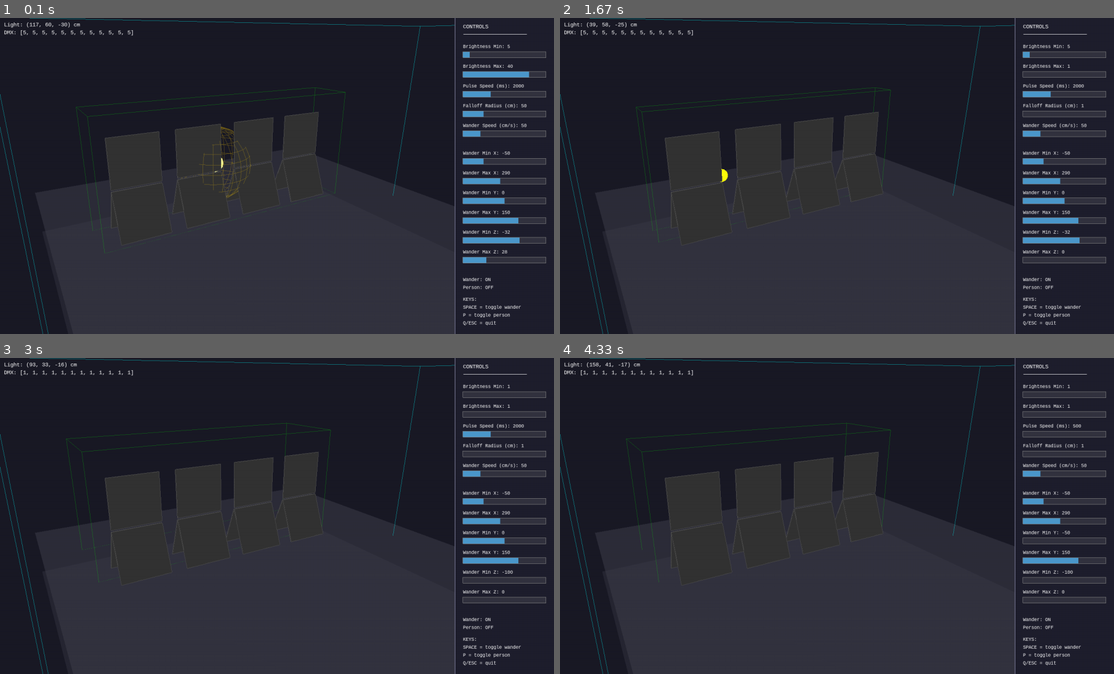
Above: before the commit, frames 1-4 (two rows, left to right).
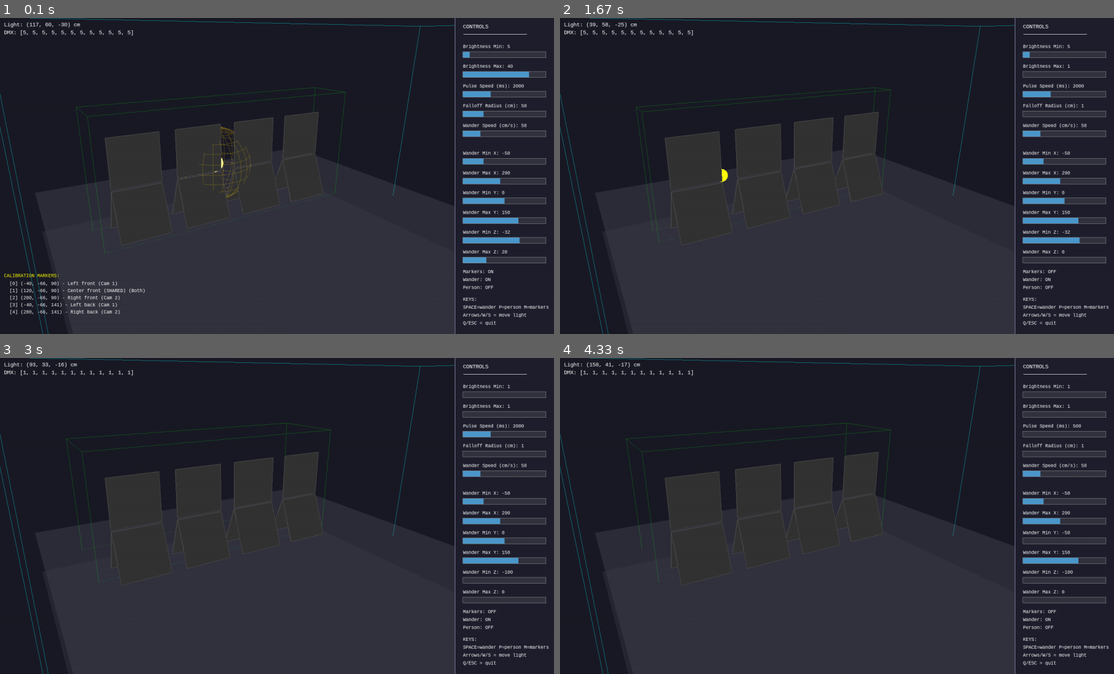
Above: after the commit, the same moments.

Repository: npuckett/dc-dev
Game: pygame game, started from artnetTest/pointLightController3D_pygame.py
Two runs of this game, one before a commit and one after it. Both use one fixed random seed, a clock stepped at 60 frames per second and the inputs below.
Inputs (mouse positions are in pixels of both pictures, inside the frame that each line leads up to):
- Up to frame 1 (0.1 s): no input
- Up to frame 2 (1.67 s): hold M 0.33-0.8 s; press the mouse at (1064, 258) at 0.87 s; move the mouse to (853, 213) at 0.97 s; release the mouse at (637, 166) at 1.1 s; press the mouse at (1064, 74) at 1.2 s; move the mouse to (892, 100) at 1.3 s; release the mouse at (720, 125) at 1.43 s; press the mouse at (1064, 112) at 1.53 s; move the mouse to (942, 201) at 1.63 s
- Up to frame 3 (3 s): release the mouse at (265, 629) at 1.77 s; press the mouse at (504, 392) at 2.37 s; move the mouse to (465, 512) at 2.47 s; release the mouse at (432, 629) at 2.6 s; press the mouse at (504, 579) at 2.7 s; move the mouse to (299, 497) at 2.8 s; release the mouse at (99, 418) at 2.93 s
- Up to frame 4 (4.33 s): press the mouse at (1064, 433) at 3.03 s; move the mouse to (892, 487) at 3.13 s; release the mouse at (720, 541) at 3.27 s; press the mouse at (1064, 541) at 3.87 s; move the mouse to (981, 541) at 3.97 s; release the mouse at (903, 544) at 4.1 s; press the mouse at (1064, 433) at 4.2 s; move the mouse to (920, 522) at 4.3 s

The runs differ from the first frame. In frame 1, 0.8% of the frame differs, in the area x 0-99%, y 79-95%; in frame 2, 0.2%; in frame 3, 0.2%; in frame 4, 0.2%.

Commit message:
updated calibration

Diff:
--- a/artnetTest/pointLightController3D_pygame.py
+++ b/artnetTest/pointLightController3D_pygame.py
@@ -35,6 +35,7 @@
 import math
 import time
 import random
+import os
 from dataclasses import dataclass, field
 from typing import Tuple, Dict, List, Optional
 
@@ -104,6 +105,32 @@
     'min_y': 0, 'max_y': 150,
     'min_z': -32, 'max_z': 28,
 }
+
+# =============================================================================
+# CALIBRATION MARKERS (from MARKER_PLACEMENT_DIAGRAM.md)
+# Coordinate system: X=left-right, Y=height (floor=0, street=-66), Z=depth from panels (Z=0 at panels)
+# =============================================================================
+
+MARKER_SIZE = 15  # cm - ArUco marker size
+
+# Street level is 66 cm below storefront floor
+STREET_LEVEL_Y = -66
+
+# Marker positions: (X, Y, Z) in centimeters
+# Y = STREET_LEVEL_Y means markers are on the street (66 cm below storefront floor)
+MARKER_POSITIONS = {
+    0: {'pos': (-40, STREET_LEVEL_Y, 90), 'desc': 'Left front', 'camera': 'Cam 1'},
+    1: {'pos': (120, STREET_LEVEL_Y, 90), 'desc': 'Center front (SHARED)', 'camera': 'Both'},
+    2: {'pos': (280, STREET_LEVEL_Y, 90), 'desc': 'Right front', 'camera': 'Cam 2'},
+    3: {'pos': (-40, STREET_LEVEL_Y, 141), 'desc': 'Left back', 'camera': 'Cam 1'},
+    4: {'pos': (280, STREET_LEVEL_Y, 141), 'desc': 'Right back', 'camera': 'Cam 2'},
+}
+
+# Marker image files
+MARKER_IMAGE_PATH = '/Users/npmac/Documents/GitHub/dc-dev/marker_{}.png'
+
+# Toggle for marker visibility
+SHOW_MARKERS = True
 
 
 @dataclass
@@ -413,6 +440,118 @@
     glEnd()
 
 
+def load_marker_textures() -> Dict[int, int]:
+    """Load ArUco marker images as OpenGL textures"""
+    textures = {}
+
+    for marker_id in MARKER_POSITIONS.keys():
+        path = MARKER_IMAGE_PATH.format(marker_id)
+        if not os.path.exists(path):
+            print(f"Warning: Marker image not found: {path}")
+            continue
+
+        try:
+            # Load image with pygame
+            surface = pygame.image.load(path)
+            # Convert to RGBA
+            surface = surface.convert_alpha()
+            # Flip vertically for OpenGL
+            surface = pygame.transform.flip(surface, False, True)
+
+            width = surface.get_width()
+            height = surface.get_height()
+            data = pygame.image.tostring(surface, "RGBA", True)
+
+            # Create OpenGL texture
+            tex_id = glGenTextures(1)
+            glBindTexture(GL_TEXTURE_2D, tex_id)
+            glTexParameteri(GL_TEXTURE_2D, GL_TEXTURE_MIN_FILTER, GL_LINEAR)
+            glTexParameteri(GL_TEXTURE_2D, GL_TEXTURE_MAG_FILTER, GL_LINEAR)
+            glTexImage2D(GL_TEXTURE_2D, 0, GL_RGBA, width, height, 0, GL_RGBA, GL_UNSIGNED_BYTE, data)
+
+            textures[marker_id] = tex_id
+            print(f"Loaded marker {marker_id} texture")
+        except Exception as e:
+            print(f"Error loading marker {marker_id}: {e}")
+
+    return textures
+
+
+def draw_marker(marker_id: int, position: Tuple[float, float, float], size: float,
+                texture_id: Optional[int], font):
+    """
+    Draw a calibration marker as a textured plane on the floor.
+    Markers lie flat on the floor (Y=0), facing upward.
+    """
+    x, y, z = position
+    half = size / 2
+
+    glPushMatrix()
+    glTranslatef(x, y + 0.5, z)  # Slightly above floor to avoid z-fighting
+
+    # Rotate to lie flat on the floor (facing up)
+    glRotatef(-90, 1, 0, 0)
+
+    if texture_id is not None:
+        # Draw textured quad
+        glEnable(GL_TEXTURE_2D)
+        glBindTexture(GL_TEXTURE_2D, texture_id)
+        glColor4f(1, 1, 1, 1)  # Full brightness, no tint
+
+        glBegin(GL_QUADS)
+        glTexCoord2f(0, 0); glVertex3f(-half, -half, 0)
+        glTexCoord2f(1, 0); glVertex3f(half, -half, 0)
+        glTexCoord2f(1, 1); glVertex3f(half, half, 0)
+        glTexCoord2f(0, 1); glVertex3f(-half, half, 0)
+        glEnd()
+
+        glDisable(GL_TEXTURE_2D)
+    else:
+        # Draw white placeholder with number
+        glColor4f(1, 1, 1, 0.9)
+        glBegin(GL_QUADS)
+        glVertex3f(-half, -half, 0)
+        glVertex3f(half, -half, 0)
+        glVertex3f(half, half, 0)
+        glVertex3f(-half, half, 0)
+        glEnd()
+
+    # Draw border
+    glColor4f(0, 0, 0, 1)
+    glLineWidth(2)
+    glBegin(GL_LINE_LOOP)
+    glVertex3f(-half, -half, 0.1)
+    glVertex3f(half, -half, 0.1)
+    glVertex3f(half, half, 0.1)
+    glVertex3f(-half, half, 0.1)
+    glEnd()
+
+    glPopMatrix()
+
+    # Draw marker ID label floating above
+    # We'll draw this in the 3D scene as a small indicator
+    glPushMatrix()
+    glTranslatef(x, y + 5, z)  # 5cm above floor
+
+    # Billboard - always face camera (simple version: just vertical text)
+    glColor4f(1, 1, 0, 1)  # Yellow
+
+    # Draw a small sphere as position indicator
+    quadric = gluNewQuadric()
+    gluSphere(quadric, 2, 8, 8)
+    gluDeleteQuadric(quadric)
+
+    glPopMatrix()
+
+
+def draw_marker_labels(marker_positions: Dict, font, cam_target: np.ndarray):
+    """
+    Draw 2D labels for markers (called in HUD/2D rendering phase)
+    This is a placeholder - actual 3D->2D projection would be needed for accurate positioning
+    """
+    pass  # Labels are drawn in HUD section instead
+
+
 def draw_text(x, y, text, font, color=(255, 255, 255)):
     """Draw text on screen"""
     text_surface = font.render(text, True, color)
@@ -560,6 +699,10 @@
         except Exception as e:
             print(f"Art-Net failed: {e}")
 
+    # Load marker textures
+    marker_textures = load_marker_textures()
+    show_markers = SHOW_MARKERS
+
     clock = pygame.time.Clock()
     last_time = time.time()
     mouse_down = False
@@ -581,6 +724,9 @@
                 elif event.key == K_SPACE:
                     wander.enabled = not wander.enabled
                     print(f"Wandering {'enabled' if wander.enabled else 'disabled'}")
+                elif event.key == K_m:
+                    show_markers = not show_markers
+                    print(f"Markers {'visible' if show_markers else 'hidden'}")
 
             # Handle slider events first
             slider_active = False
@@ -699,6 +845,13 @@
         for (unit, panel_num), panel in panel_system.panels.items():
             draw_panel(panel['center'], panel['angle'], PANEL_SIZE, panel['brightness'])
 
+        # Draw calibration markers
+        if show_markers:
+            for marker_id, marker_data in MARKER_POSITIONS.items():
+                pos = marker_data['pos']
+                tex_id = marker_textures.get(marker_id)
+                draw_marker(marker_id, pos, MARKER_SIZE, tex_id, font)
+
         # Draw light
         brightness = light.get_brightness()
         radius = 8 + brightness * 7
@@ -747,11 +900,12 @@
             slider.draw(font_small)
 
         # Status info at bottom of GUI
+        draw_text(view_width + 20, 150, f"Markers: {'ON' if show_markers else 'OFF'}", font_small)
         draw_text(view_width + 20, 130, f"Wander: {'ON' if wander.enabled else 'OFF'}", font_small)
         draw_text(view_width + 20, 110, f"Person: {'ON' if person.enabled else 'OFF'}", font_small)
         draw_text(view_width + 20, 80, "KEYS:", font_small)
-        draw_text(view_width + 20, 60, "SPACE = toggle wander", font_small)
-        draw_text(view_width + 20, 40, "P = toggle person", font_small)
+        draw_text(view_width + 20, 60, "SPACE=wander P=person M=markers", font_small)
+        draw_text(view_width + 20, 40, "Arrows/W/S = move light", font_small)
         draw_text(view_width + 20, 20, "Q/ESC = quit", font_small)
 
         # HUD text in 3D view
@@ -764,6 +918,17 @@
         for i, line in enumerate(info_lines):
             draw_text(10, display[1] - 25 - i * 20, line, font)
 
+        # Draw marker legend if markers are visible
+        if show_markers:
+            draw_text(10, 140, "CALIBRATION MARKERS:", font_small, (255, 255, 0))
+            y_offset = 120
+            for marker_id, marker_data in MARKER_POSITIONS.items():
+                pos = marker_data['pos']
+                desc = marker_data['desc']
+                cam = marker_data['camera']
+                draw_text(10, y_offset, f"  [{marker_id}] ({pos[0]}, {pos[1]}, {pos[2]}) - {desc} ({cam})", font_small)
+                y_offset -= 18
+
         glEnable(GL_DEPTH_TEST)
         glMatrixMode(GL_PROJECTION)
         glPopMatrix()
--- /dev/null
+++ b/gettingStarted/adjust_calibration.py
@@ -0,0 +1,69 @@
+#!/usr/bin/env python3
+"""
+Adjust existing camera calibration for street level offset.
+
+The calibration was originally done with markers at Y=0, but they are actually
+on the street which is 66 cm below the storefront floor level (Y=-66).
+
+This script adjusts the tvec values to account for this coordinate shift.
+"""
+
+import json
+import numpy as np
+import cv2
+import os
+
+SCRIPT_DIR = os.path.dirname(os.path.abspath(__file__))
+CALIBRATION_FILE = os.path.join(SCRIPT_DIR, 'camera_calibration.json')
+
+# The Y offset: markers were calibrated at Y=0, but should be at Y=-66
+STREET_LEVEL_Y = -66.0
+
+def adjust_calibration():
+    # Load existing calibration
+    with open(CALIBRATION_FILE, 'r') as f:
+        data = json.load(f)
+
+    # Check if already adjusted
+    if data.get('adjusted_for_street_level'):
+        print("⚠️  Calibration was already adjusted for street level!")
+        print("    If you want to re-adjust, manually set 'adjusted_for_street_level' to false")
+        return
+
+    print(f"Adjusting calibration for street level (Y = {STREET_LEVEL_Y} cm)")
+    print()
+
+    for camera_name, calib in data['cameras'].items():
+        rvec = np.array(calib['rvec'])
+        tvec = np.array(calib['tvec'])
+
+        print(f"{camera_name}:")
+        print(f"  Old tvec: [{tvec[0,0]:.2f}, {tvec[1,0]:.2f}, {tvec[2,0]:.2f}]")
+
+        # Convert rvec to rotation matrix
+        R, _ = cv2.Rodrigues(rvec)
+
+        # Calculate adjustment: tvec_new = tvec_old - R @ offset
+        # offset = [0, y_offset, 0] (we're shifting world Y down by 66)
+        offset = np.array([[0], [STREET_LEVEL_Y], [0]])
+        tvec_new = tvec - R @ offset
+
+        print(f"  New tvec: [{tvec_new[0,0]:.2f}, {tvec_new[1,0]:.2f}, {tvec_new[2,0]:.2f}]")
+
+        # Update the calibration
+        calib['tvec'] = tvec_new.tolist()
+
+    # Add metadata about the adjustment
+    data['street_level_y'] = STREET_LEVEL_Y
+    data['adjusted_for_street_level'] = True
+
+    # Save the adjusted calibration
+    with open(CALIBRATION_FILE, 'w') as f:
+        json.dump(data, f, indent=2)
+
+    print()
+    print("✅ Calibration adjusted and saved!")
+    print(f"   Markers now at Y = {STREET_LEVEL_Y} cm (street level)")
+
+if __name__ == '__main__':
+    adjust_calibration()
--- a/gettingStarted/camera_calibration.json
+++ b/gettingStarted/camera_calibration.json
@@ -14,13 +14,13 @@
       ],
       "tvec": [
         [
-          -8.271782423081207
+          50.282996109150304
         ],
         [
-          -104.77949752667223
+          -132.47210327498163
         ],
         [
-          -38.7823880470258
+          -26.115206122461053
         ]
       ],
       "camera_matrix": [
@@ -66,13 +66,13 @@
       ],
       "tvec": [
         [
-          4.733811749897546
+          -58.49203730847344
         ],
         [
-          -55.45193204203457
+          -72.90215102681677
         ],
         [
-          187.6152167117355
+          194.96245212590557
         ]
       ],
       "camera_matrix": [
@@ -109,5 +109,7 @@
   "synth_height": 600,
   "cm_per_pixel": 1.0,
   "calibration_type": "3d_pose",
-  "units": "centimeters"
+  "units": "centimeters",
+  "street_level_y": -66.0,
+  "adjusted_for_street_level": true
 }
--- a/gettingStarted/camera_tracker_cuda.py
+++ b/gettingStarted/camera_tracker_cuda.py
@@ -69,6 +69,10 @@
 SYNTH_VIEW_HEIGHT = 600  # Height of bird's eye view
 SYNTH_CM_PER_PIXEL = 1.0  # 1cm per pixel = 8m x 6m coverage (good for storefront)
 
+# Street level relative to storefront floor (cm)
+# The street is 66 cm below the storefront floor level
+STREET_LEVEL_Y = -66.0
+
 # YOLO settings
 MODEL_NAME = "yolo11n.pt"
 CONFIDENCE_THRESHOLD = 0.4
@@ -268,16 +272,21 @@
         }
         self.is_calibrated = True
 
-    def image_to_floor(self, camera_name, img_x, img_y, floor_y=0.0):
+    def image_to_floor(self, camera_name, img_x, img_y, floor_y=None):
         """
         Project image point to floor plane (y=floor_y) using ray intersection.
         Returns (world_x, world_z) in cm, or None if invalid.
 
         Coordinate system:
         - X: left-right along panels
-        - Y: height (floor = 0)
+        - Y: height (storefront floor = 0, street level = -66)
         - Z: depth from panels
+
+        If floor_y is None, uses STREET_LEVEL_Y (default for people walking on street)
         """
+        if floor_y is None:
+            floor_y = STREET_LEVEL_Y
+
         if camera_name not in self.calibrations:
             return None
 
@@ -325,15 +334,17 @@
         # Return X and Z (the floor plane coordinates)
         return float(world_pt[0]), float(world_pt[2])
 
-    def transform_bbox_center(self, camera_name, x1, y1, x2, y2, person_height_estimate=0.0):
+    def transform_bbox_center(self, camera_name, x1, y1, x2, y2, floor_y=None):
         """
         Transform bounding box to floor position.
         Uses bottom center of bbox (feet) projected to floor plane.
         Returns (world_x, world_z) in cm.
+
+        If floor_y is None, uses STREET_LEVEL_Y (people walking on street).
         """
         foot_x = (x1 + x2) / 2
         foot_y = y2  # Bottom of bounding box
-        return self.image_to_floor(camera_name, foot_x, foot_y, floor_y=person_height_estimate)
+        return self.image_to_floor(camera_name, foot_x, foot_y, floor_y=floor_y)
 
     def world_to_synth_pixels(self, world_x, world_z):
         """
@@ -536,25 +547,29 @@
         # Physical marker size in CENTIMETERS (outer edge length)
         self.marker_size_cm = 15.0  # 15cm markers
 
-        # Marker 3D world positions in METERS (x, y, z)
-        # Coordinates in CENTIMETERS matching pointLightController3D system
+        # Marker 3D world positions in CENTIMETERS (x, y, z)
+        # Coordinates matching pointLightController3D system
         # X = left-right along panel array (panels at X=0 to X=240)
-        # Y = height (storefront floor = 0)
+        # Y = height (storefront floor = 0, street level = STREET_LEVEL_Y)
         # Z = depth from panels (Z=90 front row, Z=141 back row)
+        #
+        # IMPORTANT: Street level is 66 cm below storefront floor
+        # Markers are placed ON THE STREET, so Y = STREET_LEVEL_Y
         #
         # LIMITED VISIBILITY SETUP:
         # - Marker 1 is the SHARED reference marker (must be visible from all cameras)
         # - Place markers on tile lines for easy alignment
         # - Each camera sees marker 1 plus 2 additional markers in its zone
+
         self.marker_world_positions_3d = {
-            # FRONT ROW (Z = 90 cm - on tile line)
-            0: (-40.0, 0.0, 90.0),     # Left front - left tile seam
-            1: (120.0, 0.0, 90.0),     # Center front - SHARED REFERENCE
-            2: (280.0, 0.0, 90.0),     # Right front - right tile seam
-
-            # BACK ROW (Z = 141 cm - one tile further out)
-            3: (-40.0, 0.0, 141.0),    # Left back
-            4: (280.0, 0.0, 141.0),    # Right back
+            # FRONT ROW (Z = 90 cm - on tile line, Y = street level)
+            0: (-40.0, STREET_LEVEL_Y, 90.0),     # Left front - left tile seam
+            1: (120.0, STREET_LEVEL_Y, 90.0),     # Center front - SHARED REFERENCE
+            2: (280.0, STREET_LEVEL_Y, 90.0),     # Right front - right tile seam
+
+            # BACK ROW (Z = 141 cm - one tile further out, Y = street level)
+            3: (-40.0, STREET_LEVEL_Y, 141.0),    # Left back
+            4: (280.0, STREET_LEVEL_Y, 141.0),    # Right back
         }
 
         # Define which markers each camera should see
